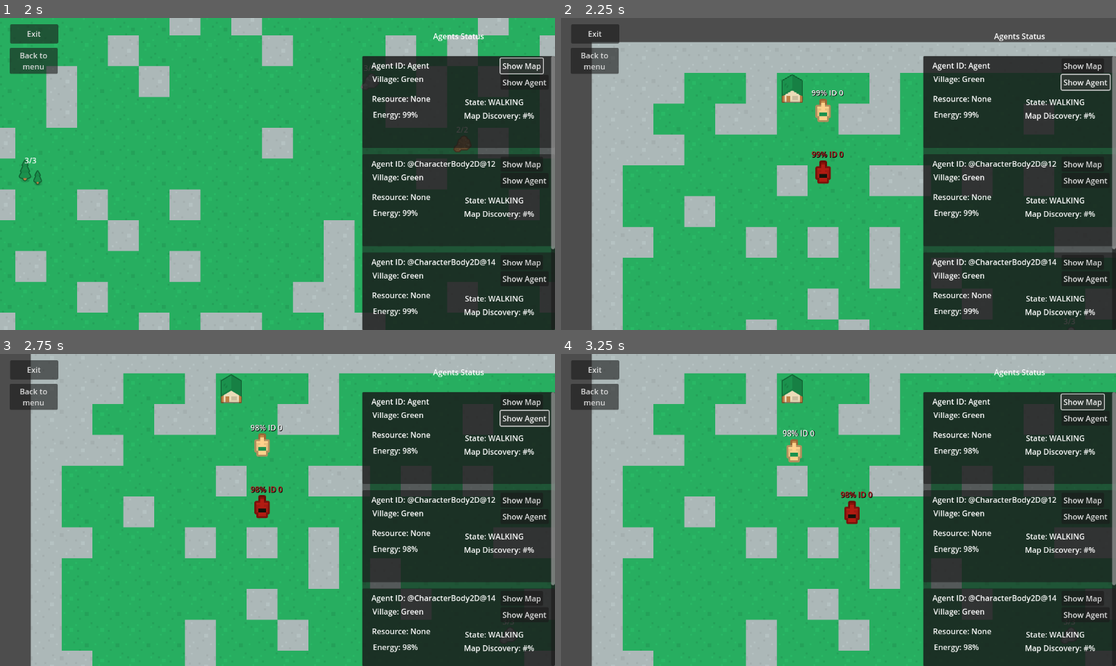
Above: before the commit, frames 1-4 (two rows, left to right).
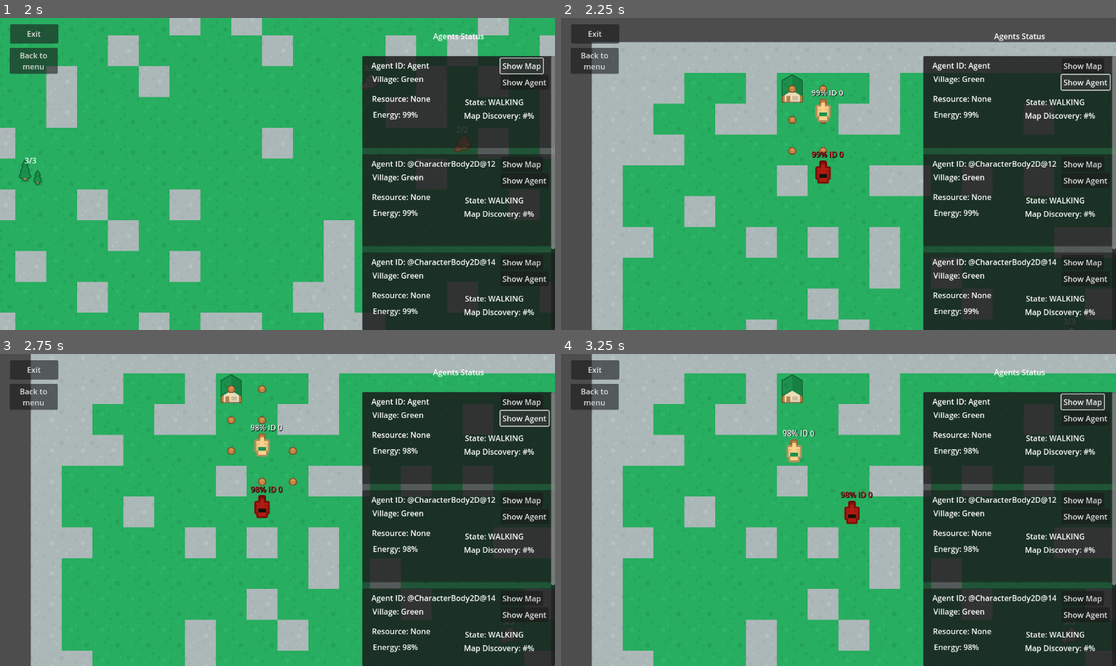
Above: after the commit, the same moments.

Repository: ApostolisSiampanis/intelligent-agents
Game: Godot game, scene res://scenes/input_screen.tscn
Two runs of this game, one before a commit and one after it. Both use one fixed random seed, a clock stepped at 60 frames per second and the inputs below.
Inputs:
- Up to frame 1 (2 s): click "Start" at 0.5 s; click "Show Map" at 1.25 s
- Up to frame 2 (2.25 s): click "Show Agent" at 2 s
- Up to frame 3 (2.75 s): no input
- Up to frame 4 (3.25 s): click "Show Map" at 2.75 s

Frame 1 is identical in both runs. In frame 2, 0.2% of the frame differs, in the area x 40-49%, y 21-44%; in frame 3, 0.3%, in the area x 40-54%, y 10-43%; in frame 4, nothing differs.

Commit message:
fix show map tile

Diff:
--- a/scenes/map_generator.tscn
+++ b/scenes/map_generator.tscn
@@ -27,7 +27,7 @@
 3:1/0 = 0
 3:1/0/custom_data_0 = "wall"
 0:6/0 = 0
-4:4/0 = 0
+4:5/0 = 0
 
 [sub_resource type="TileSet" id="TileSet_vw3px"]
 tile_size = Vector2i(64, 64)
